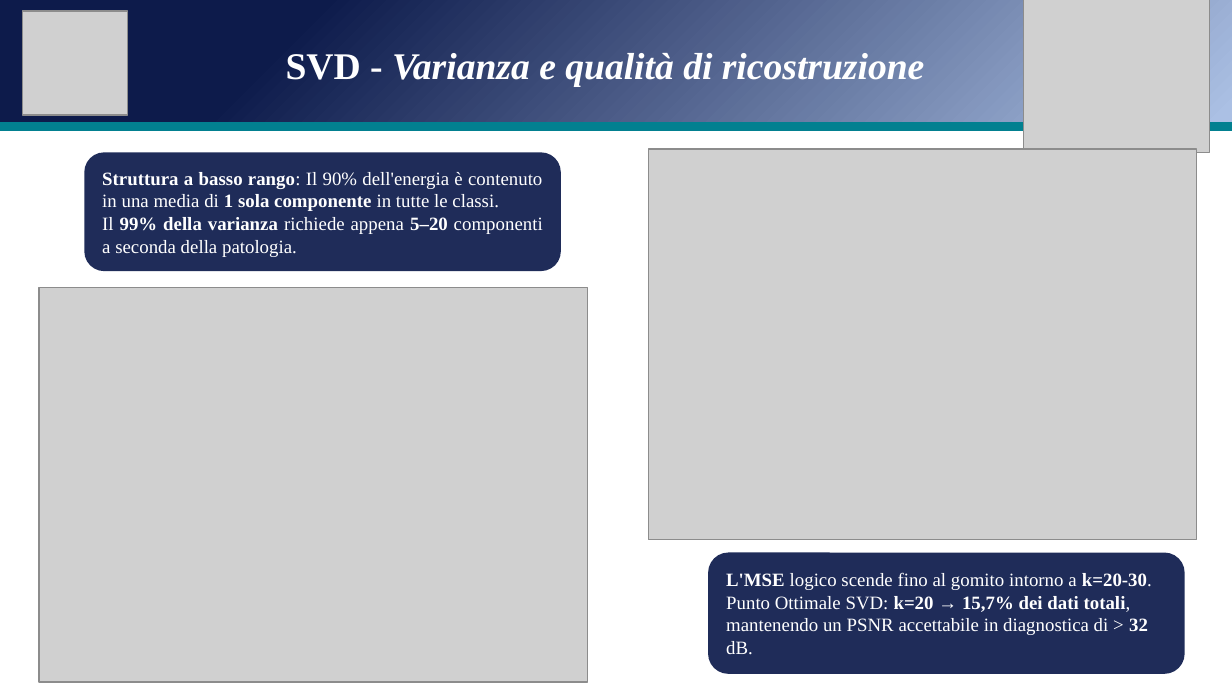
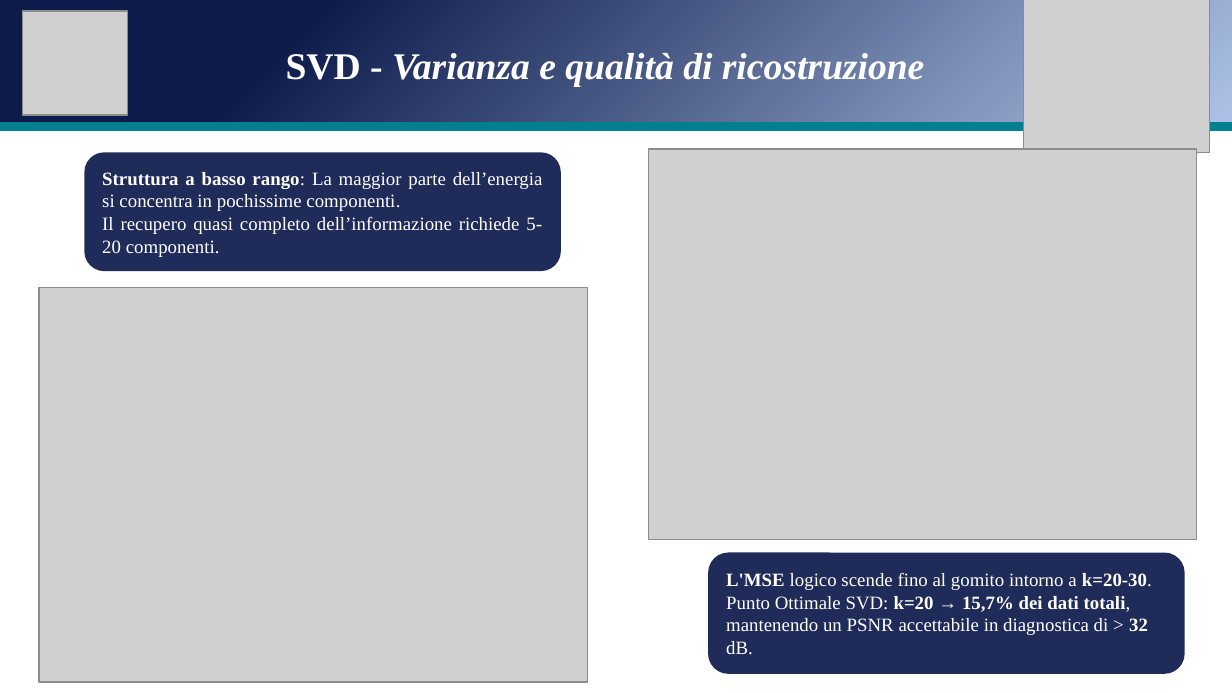
Before and after one commit to andreapatruno1/Image-Compression-and-Analysis, a slide deck: slide 9 of docs/SVD e PCA per l'analisi di immagini mediche.pptx. Drawn at 1232x693 pixels with LibreOffice and Linux fonts; fonts in the diff are those of the drawing; grey boxes stand for pictures. Boxes give left, top, right and bottom in pixels: in the first picture for what was removed or moved away, otherwise in the second. Text is boxed around its words. In the diff, an @@ line names an element or a change of style, - is before the commit and + after.

```diff
--- a/docs/SVD e PCA per l'analisi di immagini mediche.pptx
+++ b/docs/SVD e PCA per l'analisi di immagini mediche.pptx
@@ text in rounded rectangle at box(102, 172, 543, 257): text changed @@
-Struttura a basso rango: Il 90% dell'energia è contenuto in una media di 1 sola componente in tutte le classi.
-Il 99% della varianza richiede appena 5–20 componenti a seconda della patologia.
+Struttura a basso rango: La maggior parte dell’energia si concentra in pochissime componenti.
+Il recupero quasi completo dell’informazione richiede 5-20 componenti.
```
Also in this commit, not shown: 11 other slides changed, 9 other files.
